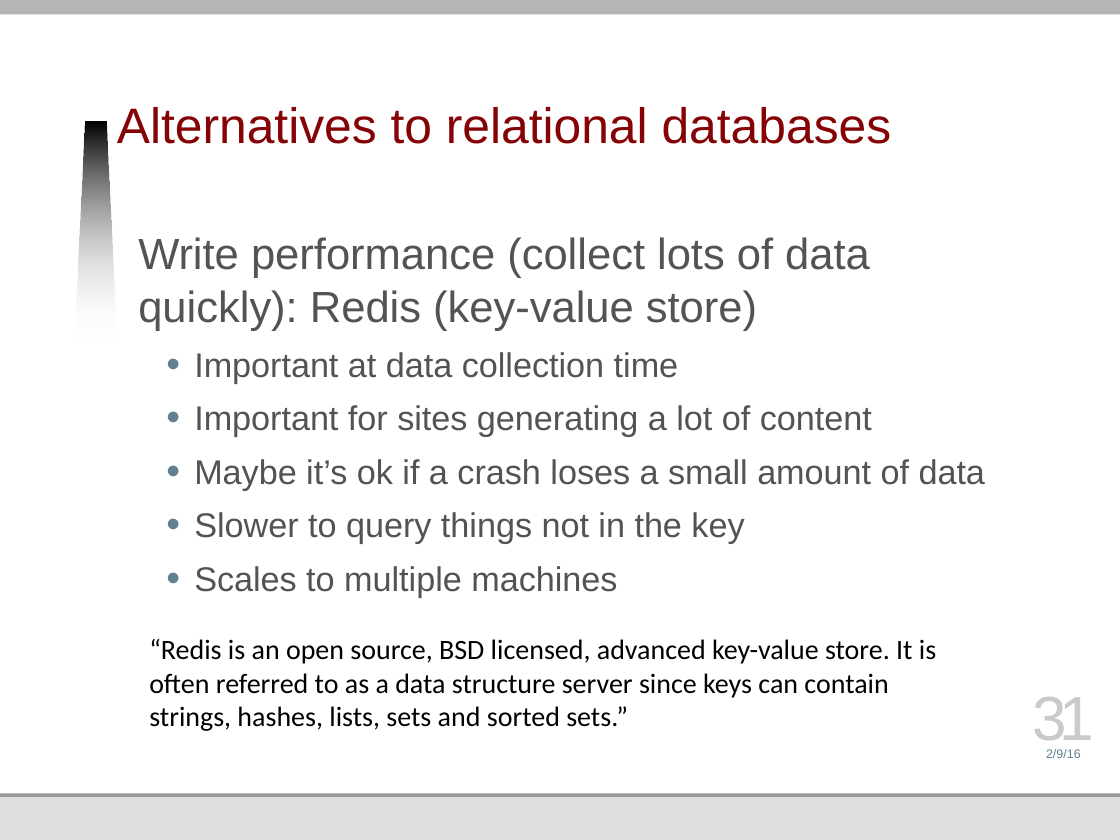
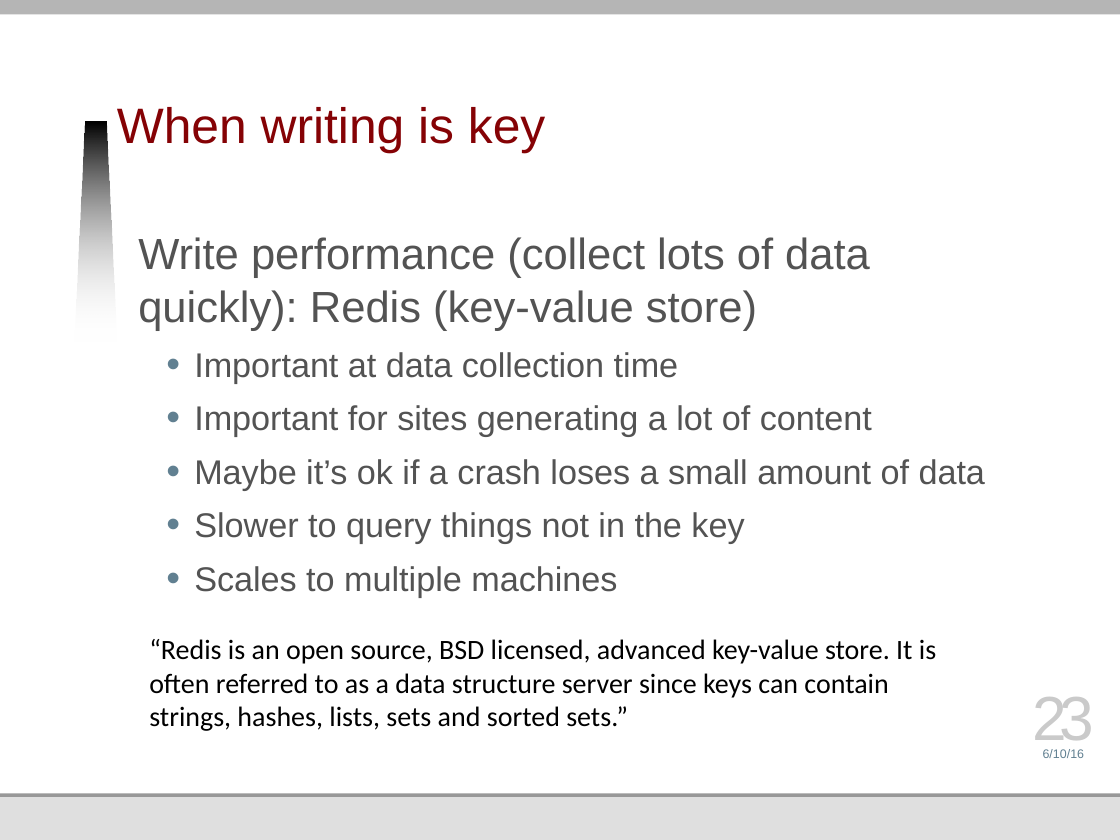
Before and after one commit to jmankoff/data, a slide deck: slide 23 of Lectures/9 Big Data Human.pptx (slide 31 before the commit). Drawn at 1120x840 pixels with LibreOffice and Linux fonts; fonts in the diff are those of the drawing; background and template pictures are left out. Boxes give left, top, right and bottom in pixels: in the first picture for what was removed or moved away, otherwise in the second. Text is boxed around its words. In the diff, an @@ line names an element or a change of style, - is before the commit and + after.

```diff
--- a/Lectures/9 Big Data Human.pptx
+++ b/Lectures/9 Big Data Human.pptx
@@ title at bbox=[117, 107, 545, 154]: text changed @@
-Alternatives to relational databases
+When writing is key
@@ page number at bbox=[1033, 697, 1094, 752]: text changed @@
-31
+23
@@ text at bbox=[1043, 749, 1085, 758]: text changed @@
-2/9/16
+6/10/16
```
Also in this commit, not shown: 58 other slides changed, 8 other files.
